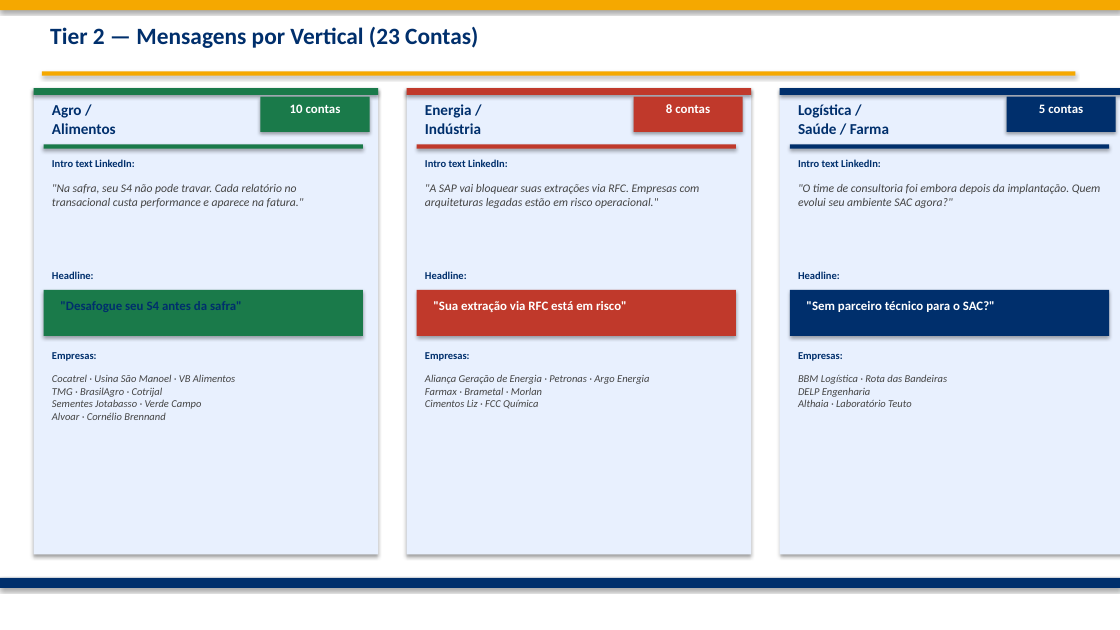
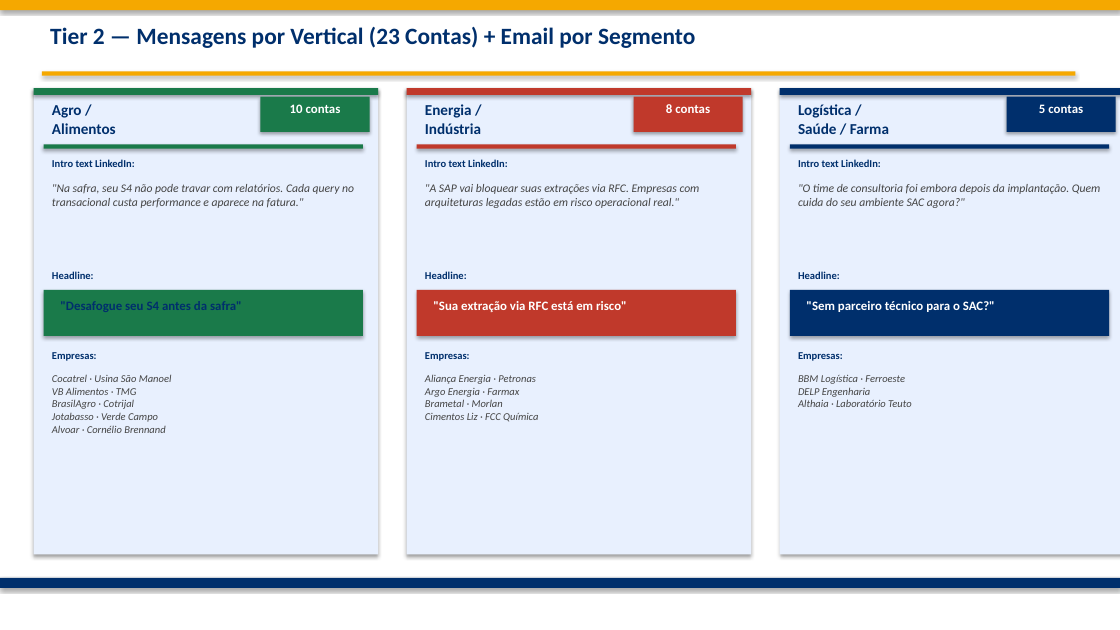
Before and after one commit to frsant96-gif/marketing-agents, a slide deck: slide 5 of marketing/campanhas/fabrica-de-analytics-q3-2026/Fabrica_Analytics_ABM_Q3_2026.pptx. Drawn at 1120x630 pixels with LibreOffice and Linux fonts; fonts in the diff are those of the drawing. Boxes give left, top, right and bottom in pixels: in the first picture for what was removed or moved away, otherwise in the second. Text is boxed around its words. In the diff, an @@ line names an element or a change of style, - is before the commit and + after.

```diff
--- a/marketing/campanhas/fabrica-de-analytics-q3-2026/Fabrica_Analytics_ABM_Q3_2026.pptx
+++ b/marketing/campanhas/fabrica-de-analytics-q3-2026/Fabrica_Analytics_ABM_Q3_2026.pptx
@@ text at (50,27,695,48): text changed @@
-Tier 2 — Mensagens por Vertical (23 Contas)
+Tier 2 — Mensagens por Vertical (23 Contas) + Email por Segmento
@@ text at (52,184,354,208): text changed @@
-"Na safra, seu S4 não pode travar. Cada relatório no transacional custa performance e aparece na fatura."
+"Na safra, seu S4 não pode travar com relatórios. Cada query no transacional custa performance e aparece na fatura."
@@ text at (425,184,700,208): text changed @@
-"A SAP vai bloquear suas extrações via RFC. Empresas com arquiteturas legadas estão em risco operacional."
+"A SAP vai bloquear suas extrações via RFC. Empresas com arquiteturas legadas estão em risco operacional real."
@@ text at (798,184,1100,208): text changed @@
-"O time de consultoria foi embora depois da implantação. Quem evolui seu ambiente SAC agora?"
+"O time de consultoria foi embora depois da implantação. Quem cuida do seu ambiente SAC agora?"
@@ text at (52,375,172,433): text changed @@
-Cocatrel · Usina São Manoel · VB Alimentos
-TMG · BrasilAgro · Cotrijal
-Sementes Jotabasso · Verde Campo
-Alvoar · Cornélio Brennand
+Cocatrel · Usina São Manoel
+VB Alimentos · TMG
+BrasilAgro · Cotrijal
+Jotabasso · Verde Campo
+Alvoar · Cornélio Brennand
@@ text at (425,375,538,422): text changed @@
-Aliança Geração de Energia · Petronas · Argo Energia
-Farmax · Brametal · Morlan
-Cimentos Liz · FCC Química
+Aliança Energia · Petronas
+Argo Energia · Farmax
+Brametal · Morlan
+Cimentos Liz · FCC Química
@@ text at (798,375,911,407): text changed @@
-BBM Logística · Rota das Bandeiras
-DELP Engenharia
-Althaia · Laboratório Teuto
+BBM Logística · Ferroeste
+DELP Engenharia
+Althaia · Laboratório Teuto
```
Also in this commit, not shown: 4 other slides changed, 3 other files.
